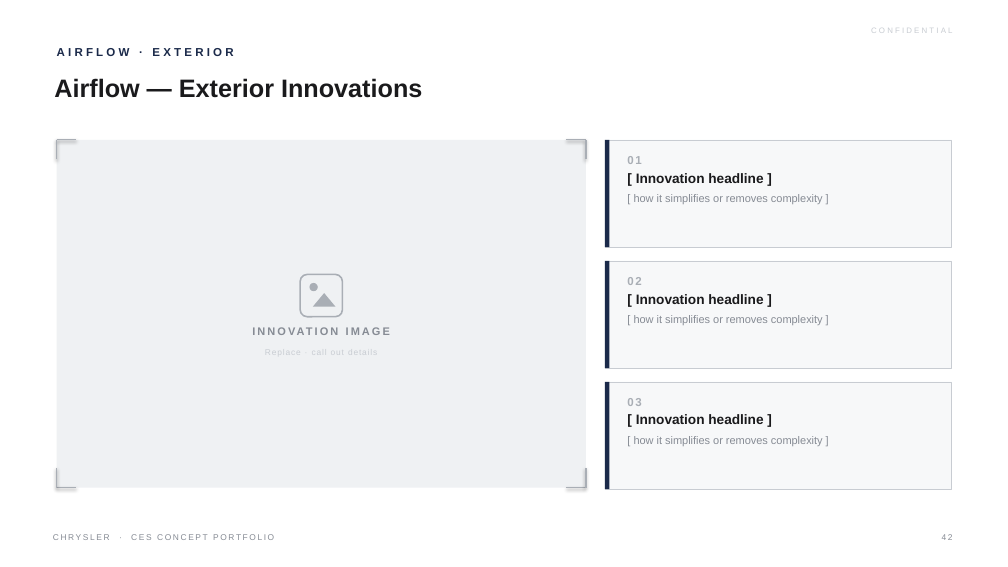
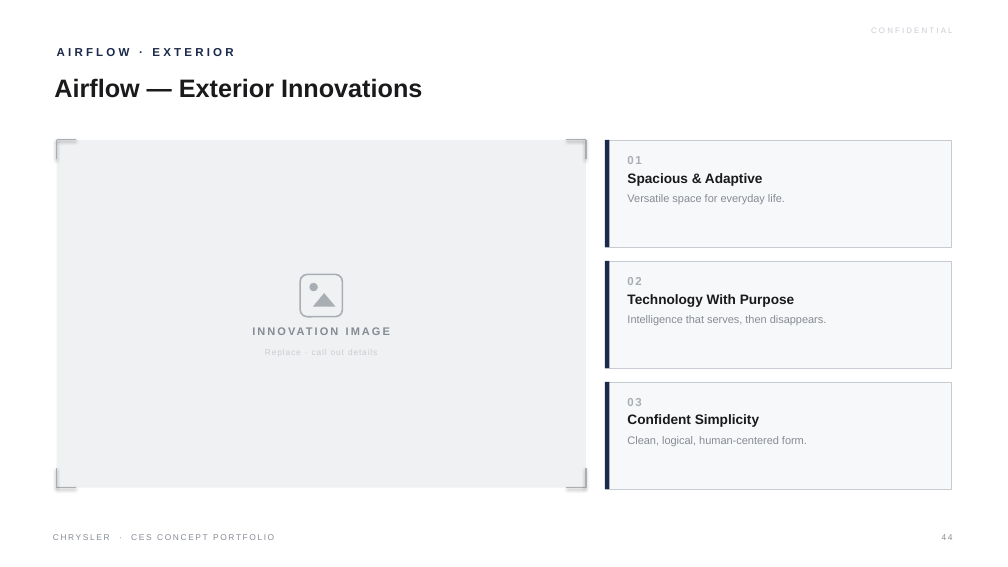
Before and after one commit to LG-Succe55/CLAUDE, a slide deck: slide 44 of Chrysler_CES_Concept_Portfolio.pptx (slide 42 before the commit). Drawn at 1008x567 pixels with LibreOffice and Linux fonts; fonts in the diff are those of the drawing. Boxes give left, top, right and bottom in pixels: in the first picture for what was removed or moved away, otherwise in the second. Text is boxed around its words. In the diff, an @@ line names an element or a change of style, - is before the commit and + after.

```diff
--- a/Chrysler_CES_Concept_Portfolio.pptx
+++ b/Chrysler_CES_Concept_Portfolio.pptx
@@ text at <box>627,173,785,204</box>: text changed @@
-[ Innovation headline ]
-[ how it simplifies or removes complexity ]
+Spacious & Adaptive
+Versatile space for everyday life.
@@ text at <box>627,294,827,325</box>: text changed @@
-[ Innovation headline ]
-[ how it simplifies or removes complexity ]
+Technology With Purpose
+Intelligence that serves, then disappears.
@@ text at <box>627,414,807,446</box>: text changed @@
-[ Innovation headline ]
-[ how it simplifies or removes complexity ]
+Confident Simplicity
+Clean, logical, human-centered form.
```
Also in this commit, not shown: 42 other slides changed, 2 slides added, 1 other file.
